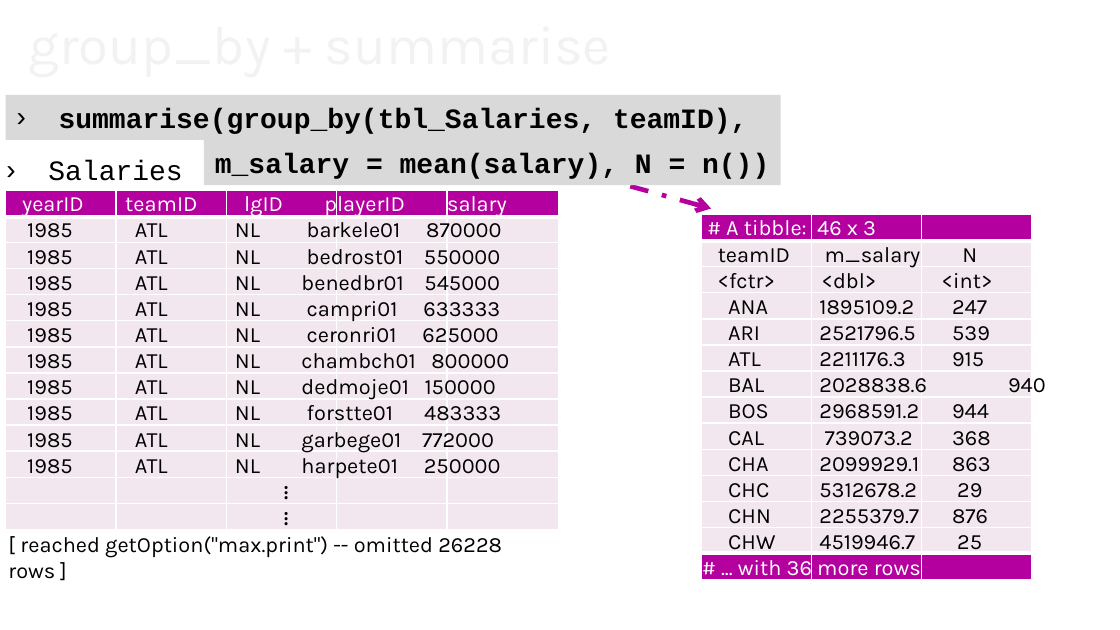
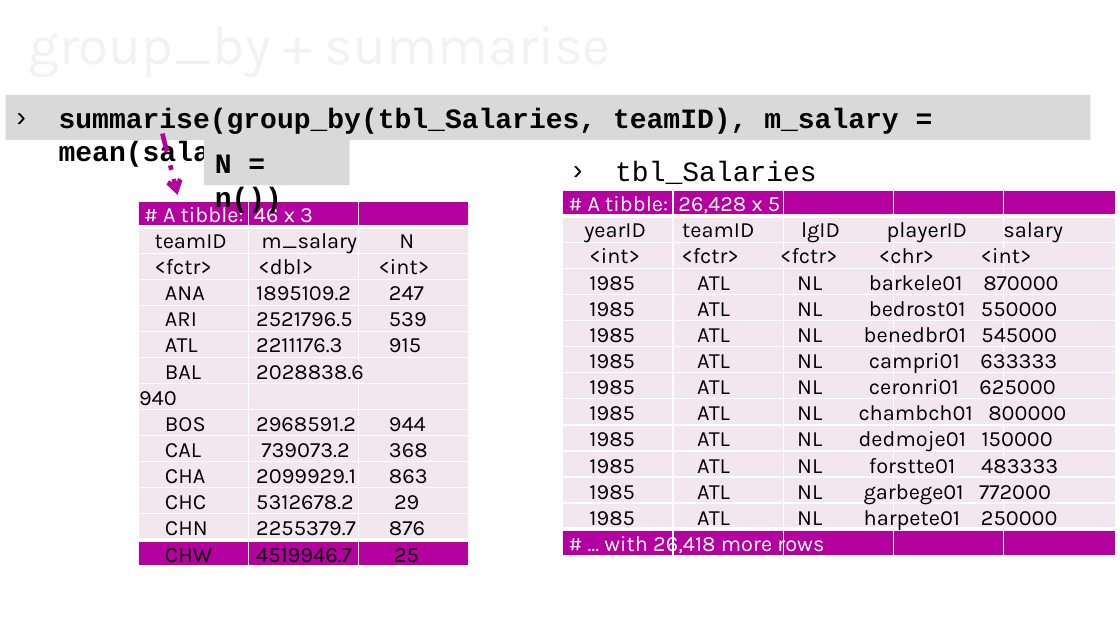
Before and after one commit to yinkaihsu/MSP-Lecture-R-Introduction, a slide deck: slide 12 of MSP_RIntoduction_IanHsu_20171025.pptx. Drawn at 1120x630 pixels with LibreOffice and Linux fonts; fonts in the diff are those of the drawing; background and template pictures are left out. Boxes give left, top, right and bottom in pixels: in the first picture for what was removed or moved away, otherwise in the second. Text is boxed around its words. In the diff, an @@ line names an element or a change of style, - is before the commit and + after.

```diff
--- a/MSP_RIntoduction_IanHsu_20171025.pptx
+++ b/MSP_RIntoduction_IanHsu_20171025.pptx
@@ rectangle "summarise(group_by(tbl_Salaries, teamID), m_salary = mean(sa ..." resized from (x1=6, y1=95, x2=781, y2=140) to (x1=6, y1=95, x2=1091, y2=140) @@
@@ text in rectangle at (x1=59, y1=108, x2=898, y2=170): text changed @@
-› summarise(group_by(tbl_Salaries, teamID),
+› summarise(group_by(tbl_Salaries, teamID), m_salary = mean(salary),
@@ arrow added from (162, 133) to (178, 195), #B4009E 3 pt dashed @@
@@ rectangle "N = n())" resized from (x1=204, y1=140, x2=781, y2=185) to (x1=204, y1=140, x2=349, y2=185) @@
@@ text in rectangle at (x1=215, y1=154, x2=282, y2=215): text changed @@
-m_salary = mean(salary), N = n())
+N = n())
@@ text at (x1=615, y1=161, x2=817, y2=184): text changed @@
-› Salaries
+› tbl_Salaries
@@ text "# A tibble: 46 x ..." rewrapped from (x1=718, y1=220, x2=1046, y2=581) to (x1=139, y1=202, x2=430, y2=568) @@
@@ table moved from (x1=701, y1=215, x2=1030, y2=580) to (x1=138, y1=202, x2=467, y2=567) @@
@@ text "# A tibble: 26,428 x ..." moved from (x1=22, y1=191, x2=509, y2=478) to (x1=584, y1=196, x2=1066, y2=557) @@
@@ table at (x1=562, y1=190, x2=1113, y2=556) @@
+row 14:  |  |  |  | 
@@ table resized from (x1=6, y1=190, x2=557, y2=530) to (x1=562, y1=190, x2=1113, y2=556) @@
@@ text at (x1=588, y1=196, x2=780, y2=217): paragraph added @@
+# A tibble: 26,428 x 5
@@ arrow removed from (631, 186) to (711, 208) @@
@@ text at (x1=584, y1=222, x2=1063, y2=243): text colour #FFFFFF to #000000 in "yearID teamID lgID playerID salary" @@
@@ text at (x1=589, y1=248, x2=1032, y2=264): paragraph added @@
+<int> <fctr> <fctr> <chr> <int>
@@ text removed at (x1=262, y1=474, x2=318, y2=507) @@
-…
@@ text removed at (x1=262, y1=501, x2=318, y2=534) @@
-…
@@ text removed at (x1=8, y1=536, x2=502, y2=579) @@
-[ reached getOption("max.print") -- omitted 26228 rows ]
@@ text at (x1=604, y1=531, x2=824, y2=557): paragraph added @@
+# ... with 26,418 more rows
```
Also in this commit, not shown: 7 other slides changed.
